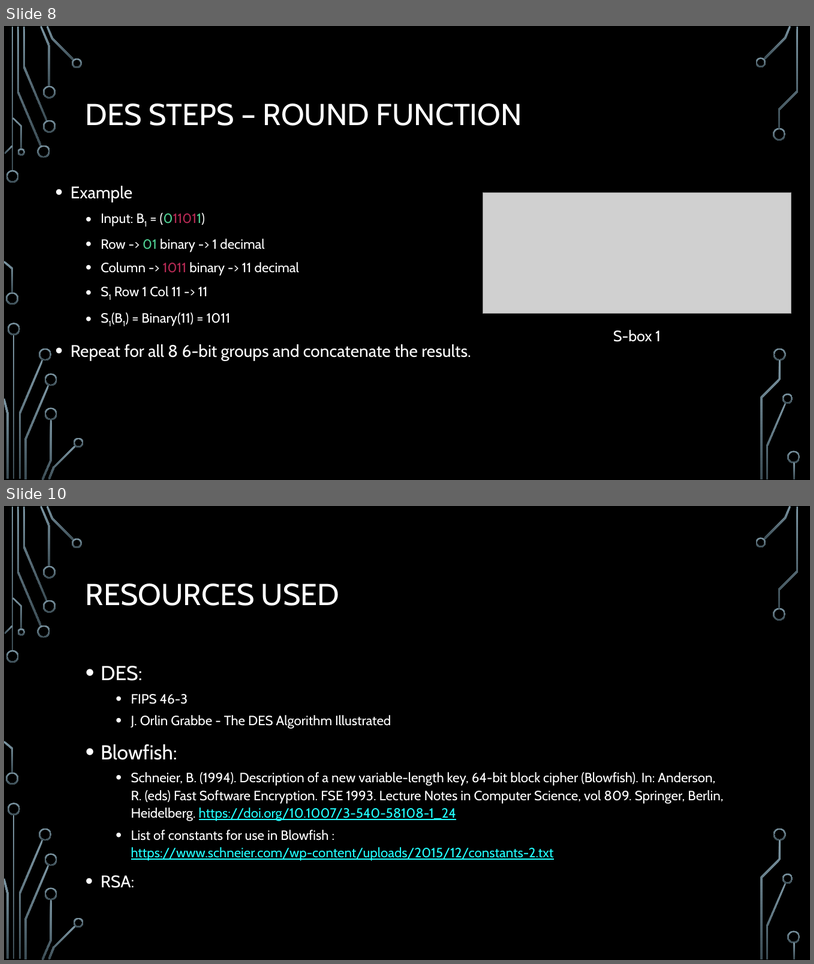
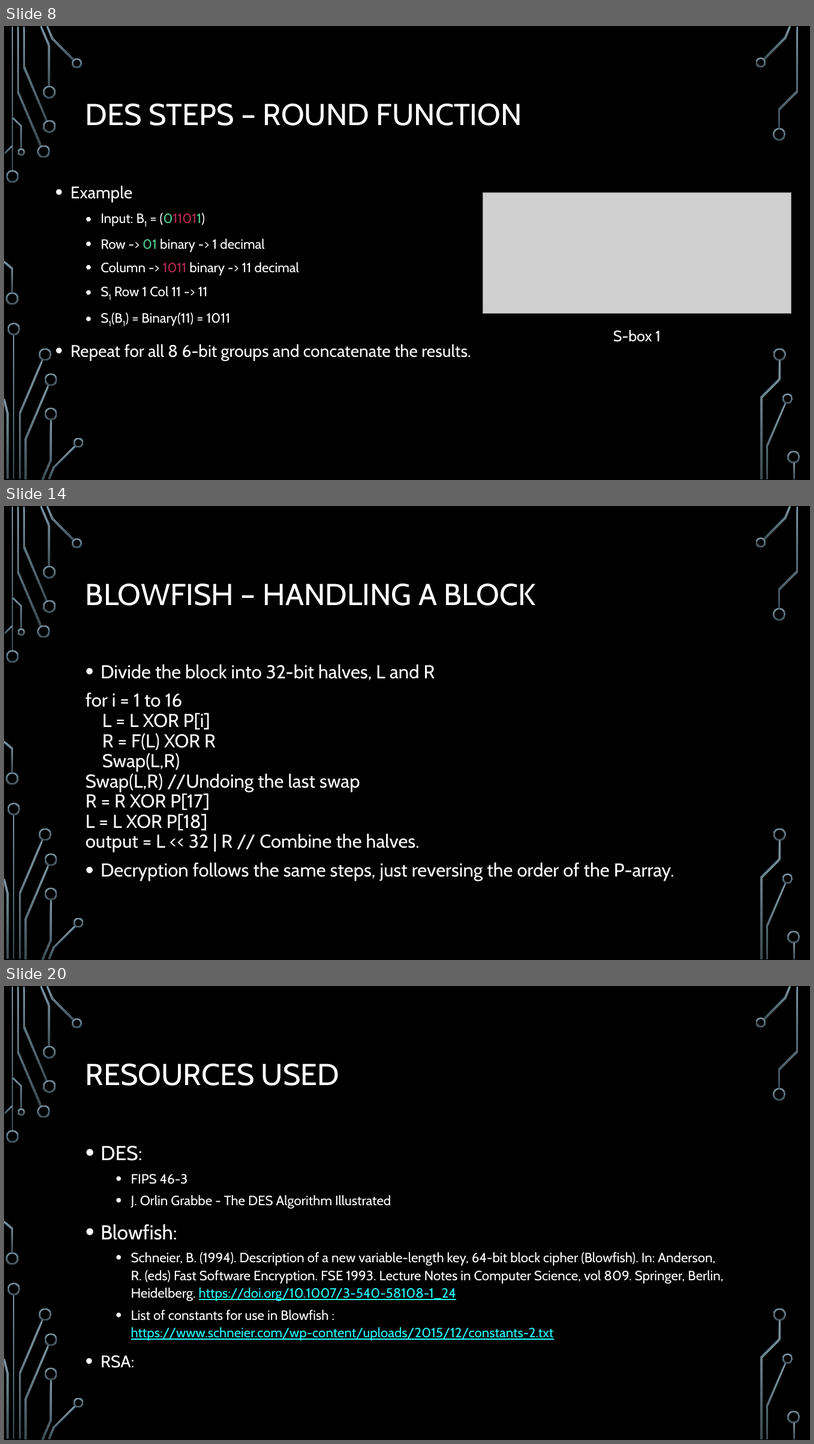
Before and after one commit to barna-tudor/SC-Final-Project, a slide deck: Security & cryptography final project.pptx. Shown one above the other, each under a label of ours: slides 8 and 10 before the commit, slides 8, 14 and 20 after it; the slides between them are not shown. The pictures are 814x964 and 814x1444 pixels, drawn with LibreOffice and Linux fonts; fonts in the diff are those of the drawing; grey boxes stand for pictures; background and template pictures are left out. Boxes give left, top, right and bottom in pixels: in the first picture for what was removed or moved away, otherwise in the second. Text is boxed around its words. In the diff, an @@ line names an element or a change of style, - is before the commit and + after.

```diff
--- a/Security & cryptography final project.pptx
+++ b/Security & cryptography final project.pptx
@@ slide 14 added at (x1=4, y1=506, x2=810, y2=960), background picture (left out); not listed: 36 template elements that a slide beside it also shows @@
@@ title added at (x1=86, y1=583, x2=536, y2=606), 36 pt, text #FFFFFF @@
+BLOWFISH – HANDLING A BLOCK
@@ text added at (x1=86, y1=664, x2=675, y2=881), 22.2 pt, text #FFFFFF @@
+• Divide the block into 32-bit halves, L and R
+for i = 1 to 16
+L = L XOR P[i]
+R = F(L) XOR R
+Swap(L,R)
+Swap(L,R) //Undoing the last swap
+R = R XOR P[17]
+L = L XOR P[18]
+output = L << 32 | R // Combine the halves.
+• Decryption follows the same steps, just reversing the order of the P-array.
@@ what was slide 10 is now slide 20 @@
```
Also in this commit, not shown: 4 slides changed, 9 other slides added.
